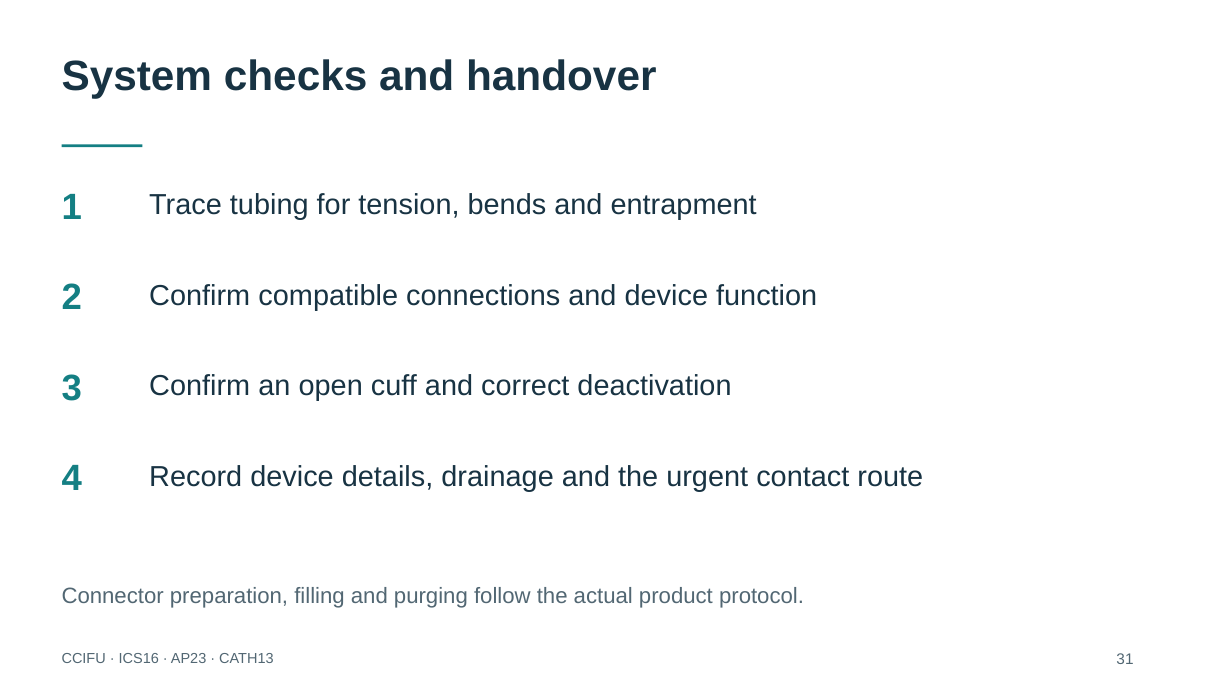
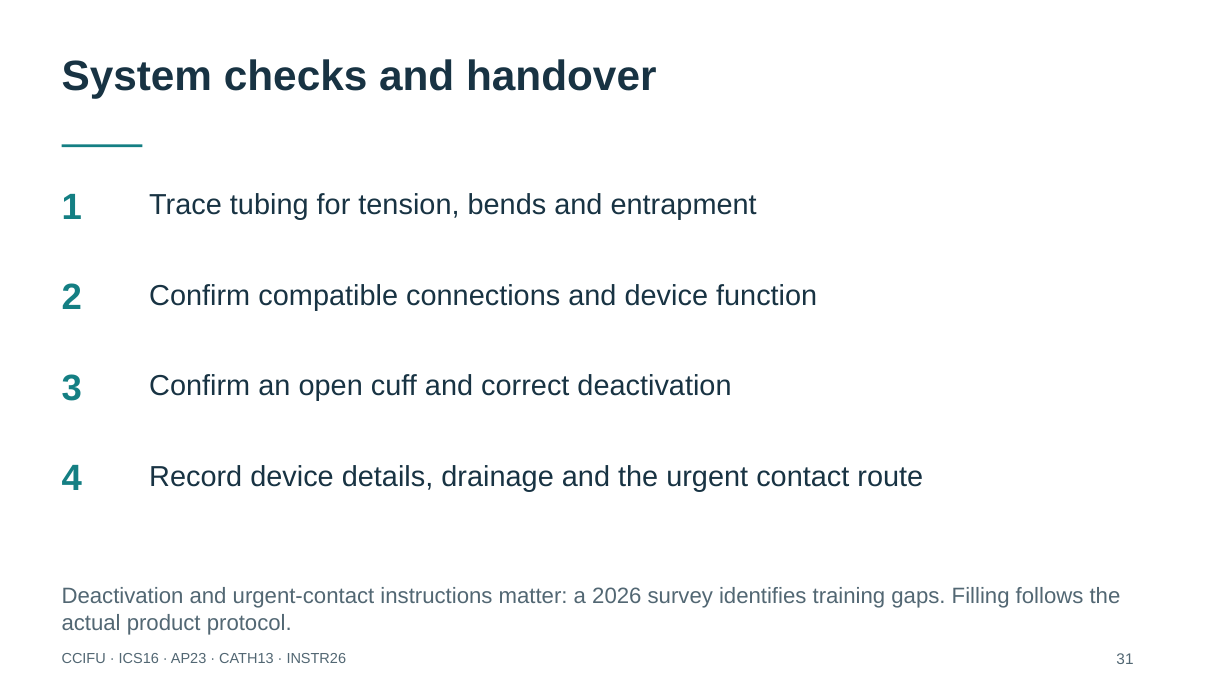
Before and after one commit to nityjr-ctrl/aus-presentation, a slide deck: slide 32 of presentation/AUS-teaching-deck.pptx. Drawn at 1232x693 pixels with LibreOffice and Linux fonts; fonts in the diff are those of the drawing. Boxes give left, top, right and bottom in pixels: in the first picture for what was removed or moved away, otherwise in the second. Text is boxed around its words. In the diff, an @@ line names an element or a change of style, - is before the commit and + after.

```diff
--- a/presentation/AUS-teaching-deck.pptx
+++ b/presentation/AUS-teaching-deck.pptx
@@ text at bbox=[62, 587, 1121, 635]: text changed @@
-Connector preparation, filling and purging follow the actual product protocol.
+Deactivation and urgent-contact instructions matter: a 2026 survey identifies training gaps. Filling follows the actual product protocol.
@@ text at bbox=[62, 653, 347, 663]: text changed @@
-CCIFU · ICS16 · AP23 · CATH13
+CCIFU · ICS16 · AP23 · CATH13 · INSTR26
```
Also in this commit, not shown: 27 other slides changed, 3 slides added, 12 other files.
